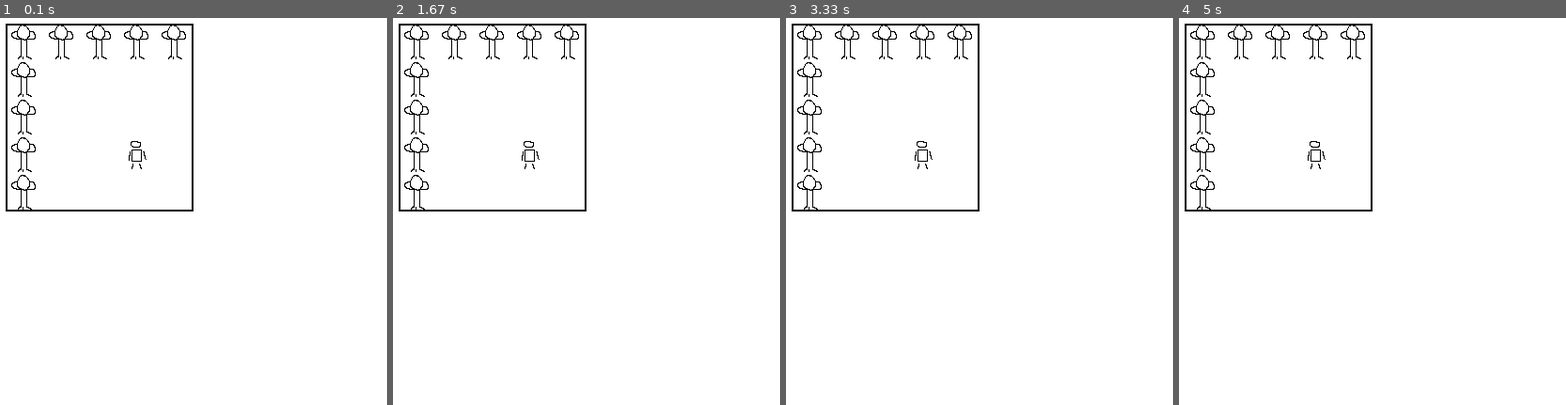
Above: before the commit, frames 1-4 (left to right).
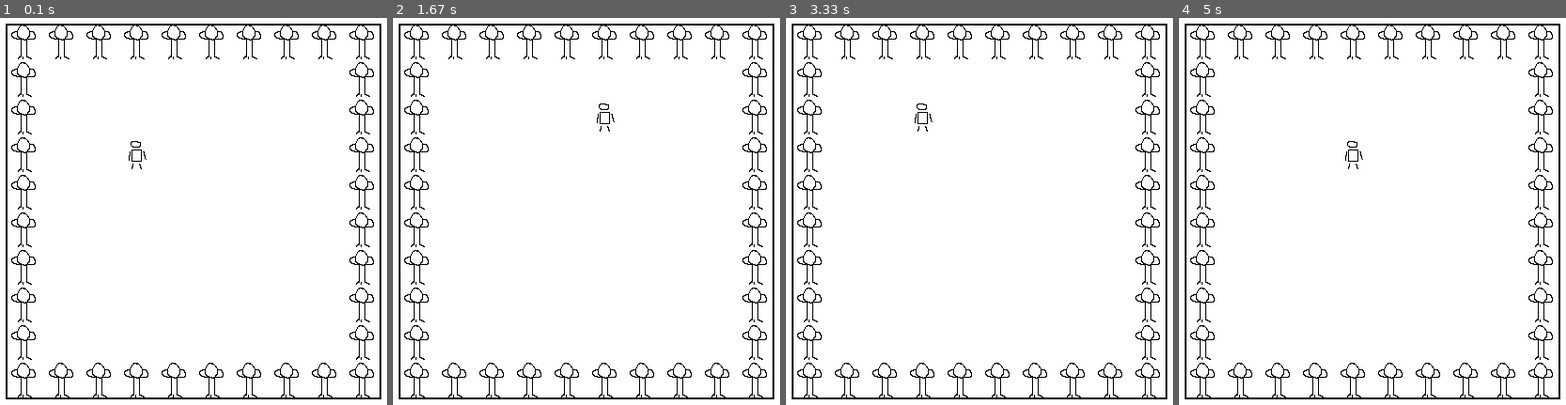
Above: after the commit, the same moments.

Repository: TreeWonTwoToFor/personal_projects
Game: pygame game, started from Python/Working/pygame_boilerplate/grid.py
Two runs of this game, one before a commit and one after it. Both use one fixed random seed, a clock stepped at 60 frames per second and the inputs below.
Inputs:
- Up to frame 1 (0.1 s): no input
- Up to frame 2 (1.67 s): hold D 0.33-0.8 s; hold W 0.83-1.13 s; hold D 1.17-1.63 s
- Up to frame 3 (3.33 s): hold A 1.67-2.2 s; hold S 2.23-2.53 s; hold A 2.57-2.97 s; hold W from 3 s (still down)
- Up to frame 4 (5 s): release W at 3.37 s; hold D 3.4-4.03 s; hold S 4.07-4.43 s; hold A 4.47-4.93 s; hold D from 4.97 s (still down)

The runs differ from the first frame. In frame 1, 4.3% of the frame differs, in the area x 1-99%, y 1-99%; in frame 2, 4.4%; in frame 3, 4.4%; in frame 4, 4.4%.

Commit message:
entities can move around now, and aren't awful!

Diff:
--- a/Python/Working/pygame_boilerplate/grid.py
+++ b/Python/Working/pygame_boilerplate/grid.py
@@ -11,7 +11,7 @@
 grid_outline = True
 grid_color = (0, 0, 0)
 world_size = (10, 10)
-visual_size = (5, 5)
+visual_size = world_size #(5, 5)
 
 # extra grid calculations
 grid_boundaries = ((45, 45), (450, 315))
@@ -24,7 +24,7 @@
 FPS = 60
 clock = pygame.time.Clock()
 pygame.display.set_caption("Grid example")
-file_path = r"C:\Users\Jonathan\Programming\random_stuff\Python\Working\pygame_boilerplate\\"
+file_path = r"C:\Tree's Stuff\Programming\Python\Working\pygame_boilerplate\\"
 font = pygame.font.Font(file_path + "Comfortaa.ttf", 30)
 screen = pygame.display.set_mode((screenX, screenY))
 
@@ -91,19 +91,34 @@
         return (out_tile, x_pos, y_pos)
 
 class Entity:
-    def __init__(self, name,width, height, image):
+    def __init__(self, name, width, height, image, grid):
         self.name = name
         self.width = width
         self.height = height
         self.image = image
+        self.grid = grid
+        self.position = (3,3)
 
     def display(self, grid, visual_x, visual_y):
         screen.blit(self.image, (visual_x, visual_y))
 
+    def move(self, x, y):
+        if x != 0:
+            if self.position[0]+x >= 0 and self.position[0]+x < world_size[0]:
+                self.move_helper(x, y)
+        if y != 0:
+            if self.position[1]-y >= 0 and self.position[1]-y < world_size[1]:
+                self.move_helper(x, y)
+
+    def move_helper(self, x, y):
+        self.grid.place_value(" ", self.position[0], self.position[1])
+        self.grid.place_value(self, self.position[0]+x, self.position[1]-y)
+        self.position = (self.position[0]+x, self.position[1]-y)
+
 
 world_grid = Grid(world_size[0], world_size[1], 0, 0, [])
-dude = Entity("Dude", 1, 1, pygame.image.load(file_path + r"images\dude.png"))
-tree = Entity("tree", 1, 1, pygame.image.load(file_path + r"images\tree.png"))
+dude = Entity("Dude", 1, 1, pygame.image.load(file_path + r"images\dude.png"), world_grid)
+tree = Entity("tree", 1, 1, pygame.image.load(file_path + r"images\tree.png"), world_grid)
 for i in range(world_size[0]):
     world_grid.place_value(tree, i, 0)
     world_grid.place_value(tree, i, world_size[1]-1)
@@ -129,13 +144,6 @@
             mouse_pos = pygame.mouse.get_pos()
             print(mouse_pos)
         if event.type == pygame.KEYDOWN:
-            # BUG -> if you are at the edge of the grid and try to expand, it goes out of range
-            # if event.key == pygame.K_f:
-            #     if (visual_grid.height < world_grid.height):
-            #         size += 1
-            # elif event.key == pygame.K_v:
-            #     if (visual_grid.height > 2):
-            #         size -= 1
             match event.key:
                 case pygame.K_UP:
                     if current_position[1] > 0:
@@ -149,5 +157,9 @@
                 case pygame.K_RIGHT:
                     if current_position[0]+visual_size[0] < world_grid.width:
                         current_position[0] += 1
+                case pygame.K_w: dude.move(0, 1)
+                case pygame.K_s: dude.move(0, -1)
+                case pygame.K_a: dude.move(-1, 0)
+                case pygame.K_d: dude.move(1, 0)
     pygame.display.update()
     clock.tick(FPS)
